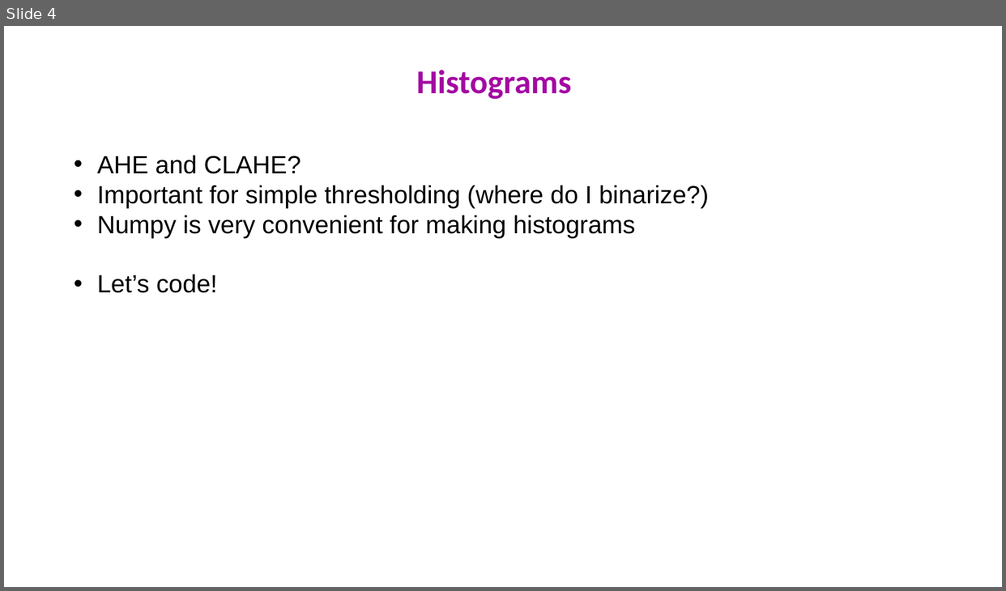
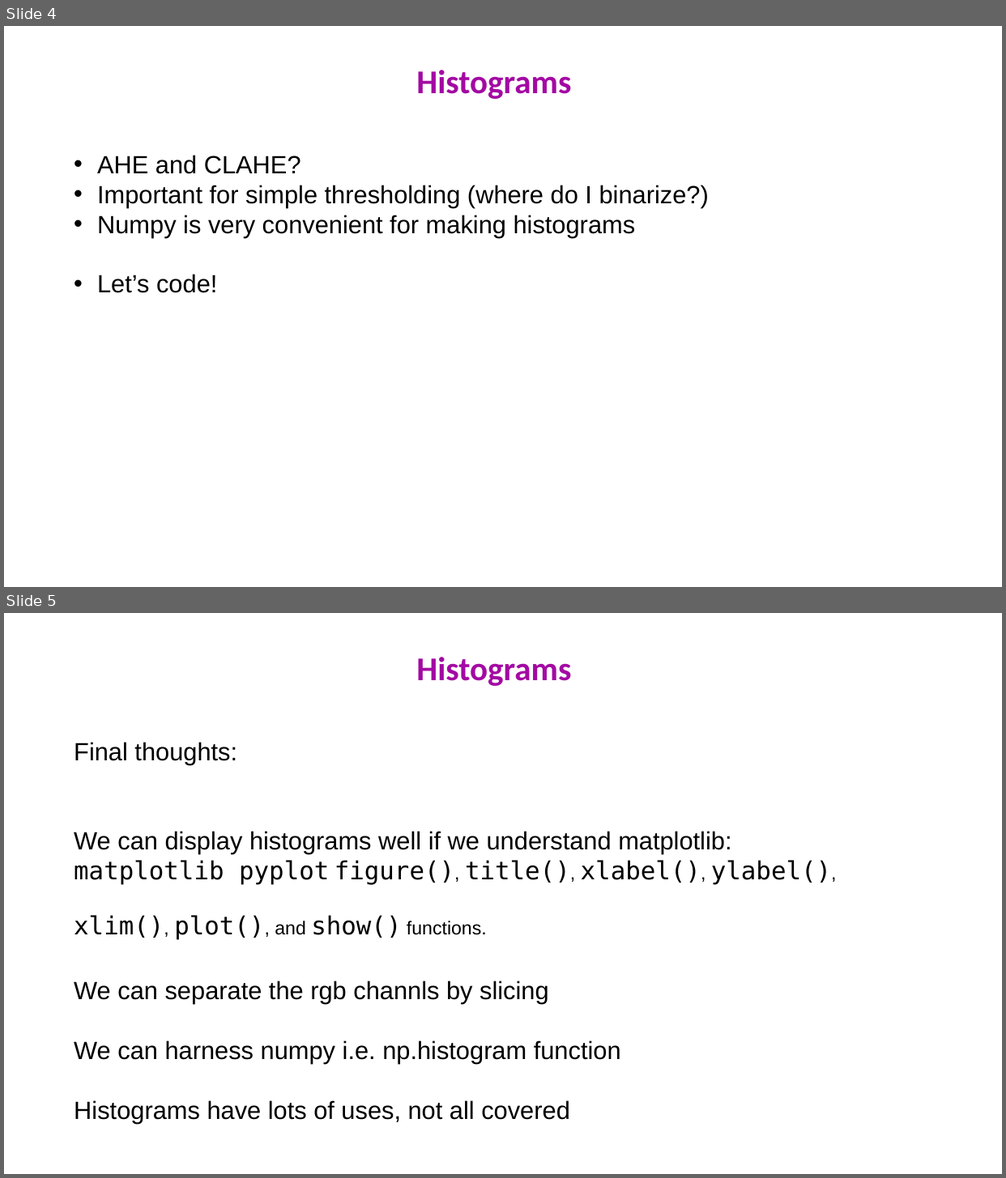
Before and after one commit to esciencecenter-digital-skills/image-processing, a slide deck: episodes/05_histograms/histograms.pptx. Shown one above the other, each under a label of ours: slide 4 before the commit, slides 4 and 5 after it. The pictures are 1006x591 and 1006x1178 pixels, drawn with LibreOffice and Linux fonts; fonts in the diff are those of the drawing; background and template pictures are left out. Boxes give left, top, right and bottom in pixels: in the first picture for what was removed or moved away, otherwise in the second. Text is boxed around its words. In the diff, an @@ line names an element or a change of style, - is before the commit and + after.

Commit message:
update slides on 5

```diff
--- a/episodes/05_histograms/histograms.pptx
+++ b/episodes/05_histograms/histograms.pptx
@@ slide 5 added at (4,613,1002,1174), background picture (left out) @@
@@ text added at (416,657,571,686), 32 pt, text #A309A3, bold @@
+Histograms
@@ text added at (74,742,831,1124), 24 pt, text #000000 @@
+Final thoughts:
+We can display histograms well if we understand matplotlib: matplotlib pyplot figure(), title(), xlabel(), ylabel(), xlim(), plot(), and show() functions.
+We can separate the rgb channls by slicing
+We can harness numpy i.e. np.histogram function
+Histograms have lots of uses, not all covered
```
